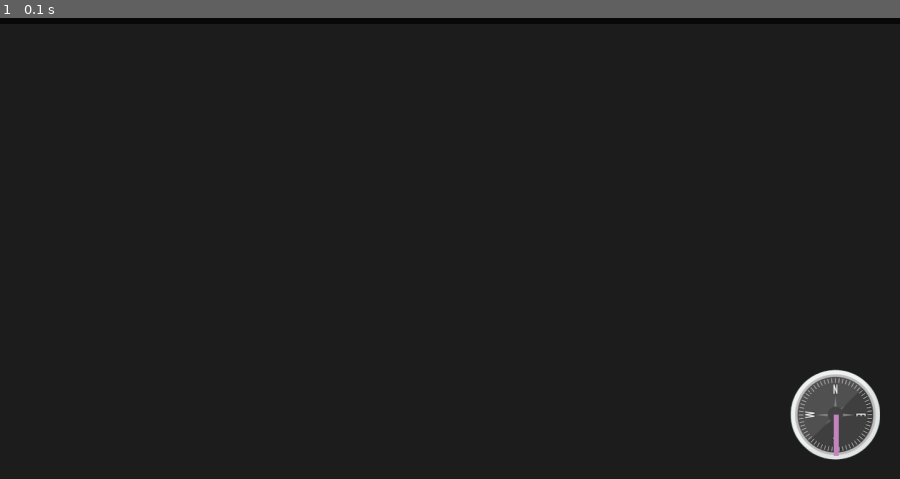
Above: before the commit, frame 1.
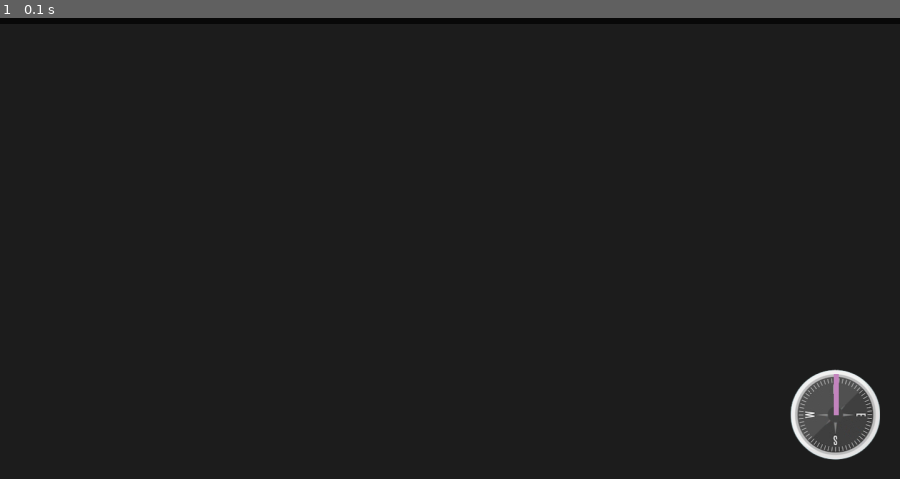
Above: after the commit, the same moment.

Repository: JackBlair87/HackTJ2021
Game: pygame game, started from ground_station/ui/BotDisplay.py
Two runs of this game, one before a commit and one after it. Both use one fixed random seed, a clock stepped at 60 frames per second and the inputs below.
Inputs:
- Up to frame 1 (0.1 s): no input

The runs differ from the first frame. In frame 1, 0.1% of the frame differs, in the area x 92-94%, y 77-96%.

Commit message:
I reallr fixed the comapss this time

Diff:
--- a/ground_station/ui/BotDisplay.py
+++ b/ground_station/ui/BotDisplay.py
@@ -79,7 +79,7 @@
 
 def draw_compass(x, y, angle = 90.0):
   screen.blit(COMPASS, (x, y))
-  pg.draw.line(screen, PINK, (x+72, y+72), (x+72 + (65*m.cos(m.radians(angle))), y+72 + (65*m.sin(m.radians(angle)))), 8)
+  pg.draw.line(screen, PINK, (x+72, y+72), (x+72 + (65*m.cos(-m.radians(angle))), y+72 + (65*m.sin(-m.radians(angle)))), 8)
 
 
 def mainScreen():
